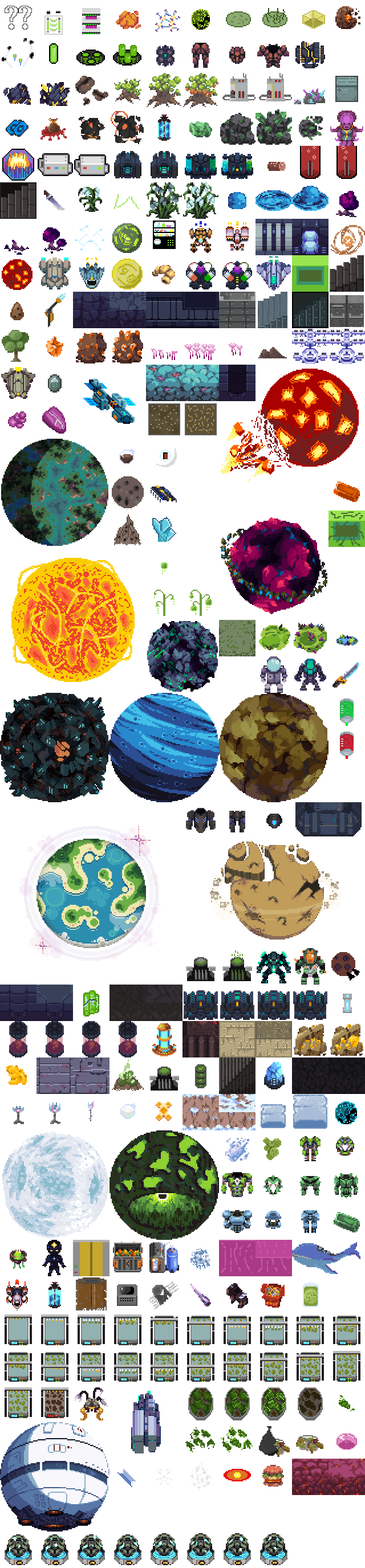
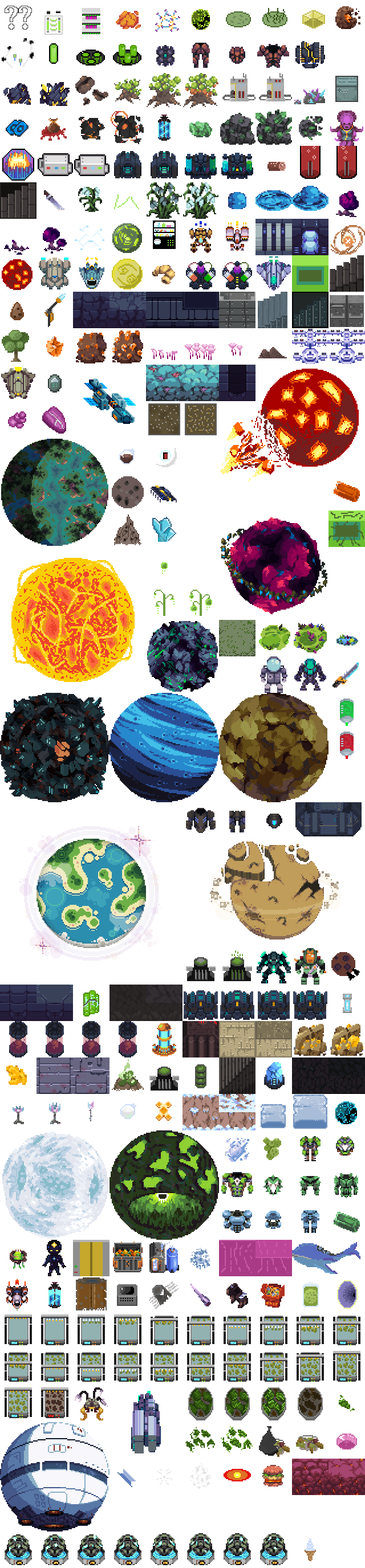
Before/after of a 365x1568 layered artwork. What changed in the layer stack:
added layer "ice-sleem" above "ice-container" over [304, 1538, 316, 1562]
added layer "portal" above "pod" over [336, 1280, 359, 1309]
